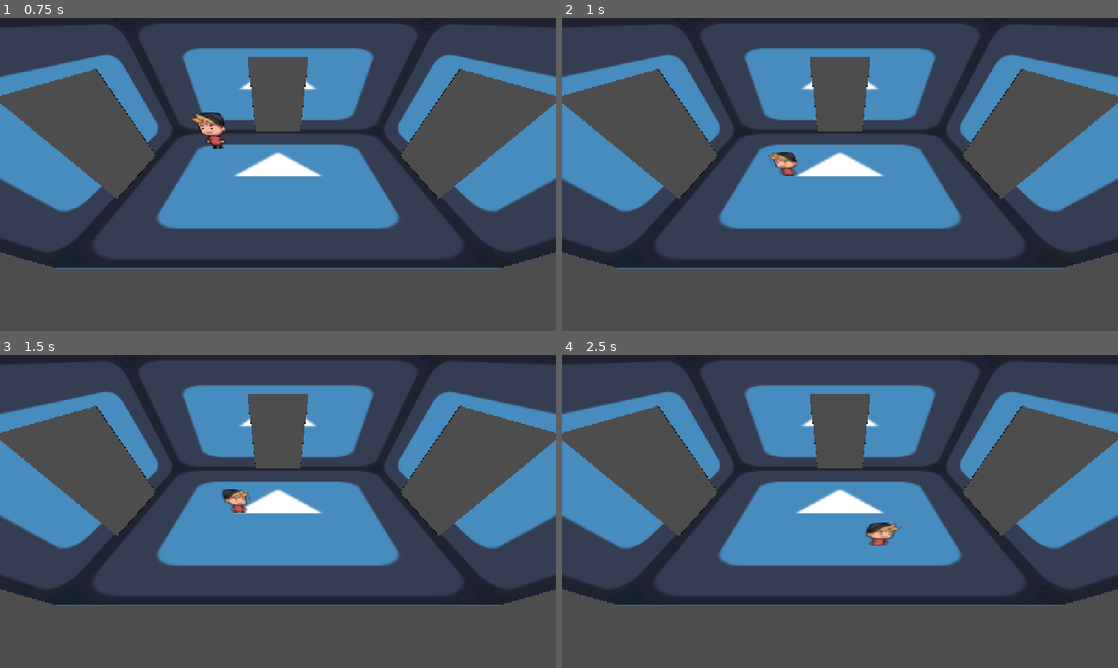
Above: before the commit, frames 1-4 (two rows, left to right).
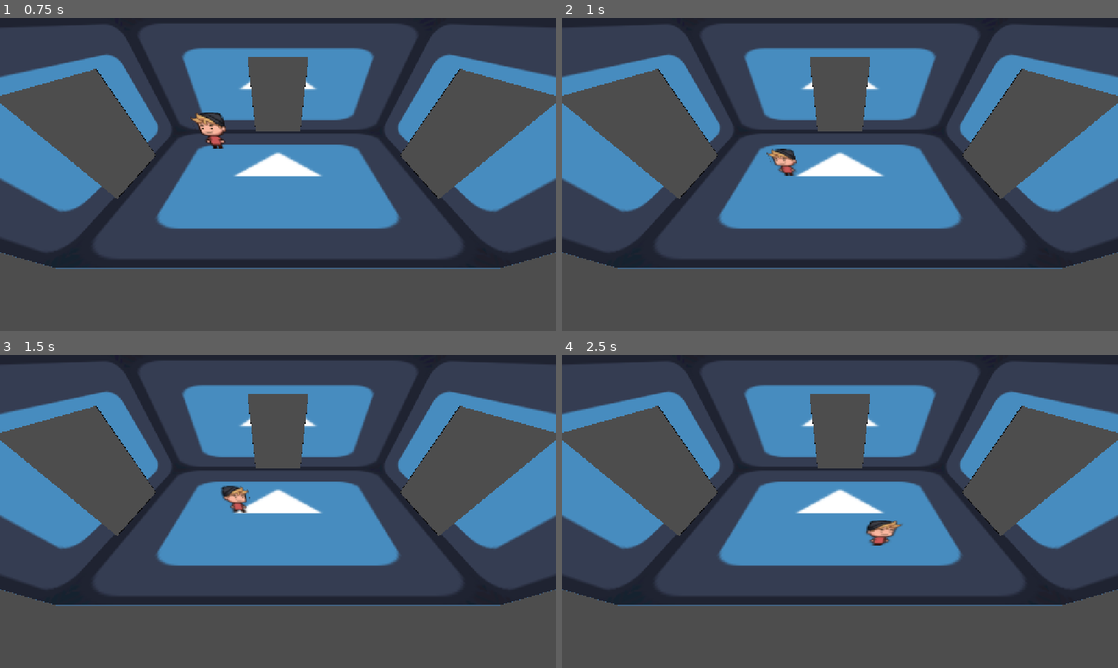
Above: after the commit, the same moments.

Repository: geekazodium/RIT-Halloween-Game-Jam-2025
Game: Godot game, scene res://menu/menu.tscn
Same seed, same stepped clock (60 frames per second), same inputs: the game is played once before the commit and once after it. The engine's default icon, where the game draws it, is replaced by a stand-in: a white triangle on a blue panel in a dark square.
Inputs (mouse positions are in pixels of both pictures, inside the frame that each line leads up to):
- Up to frame 1 (0.75 s): click (272, 202) at 0.5 s
- Up to frame 2 (1 s): no input
- Up to frame 3 (1.5 s): tap Enter at 1.25 s; move the mouse to (400, 495) at 1.27 s; hold D (move_right) from 1.28 s (still down)
- Up to frame 4 (2.5 s): move the mouse to (728, 527) at 2.02 s; release D (move_right) at 2.03 s; hold S (move_down) from 2.03 s (still down)

Frame 1 is identical in both runs. In frame 2, 0.2% of the frame differs, in the area x 36-43%, y 41-51%; in frame 3, 0.2%; in frame 4, 0.3%, in the area x 54-62%, y 52-61%.

Commit message:
fixed player feet missing :(

Diff:
--- a/player/player.tscn
+++ b/player/player.tscn
@@ -177,7 +177,7 @@
 }]
 
 [sub_resource type="CylinderShape3D" id="CylinderShape3D_g1dw6"]
-height = 0.53216743
+height = 0.58421373
 radius = 0.17480469
 
 [sub_resource type="SphereShape3D" id="SphereShape3D_g1dw6"]
@@ -194,7 +194,7 @@
 animation = &"holding_standing_back"
 
 [node name="CollisionShape3D" type="CollisionShape3D" parent="."]
-transform = Transform3D(1, 0, 0, 0, 1, 0, 0, 0, 1, 0, 0.024975777, 0)
+transform = Transform3D(1, 0, 0, 0, 1, 0, 0, 0, 1, 0, -0.0010473728, 0)
 shape = SubResource("CylinderShape3D_g1dw6")
 
 [node name="PlayerWishDir" type="Node" parent="." node_paths=PackedStringArray("sprite")]
